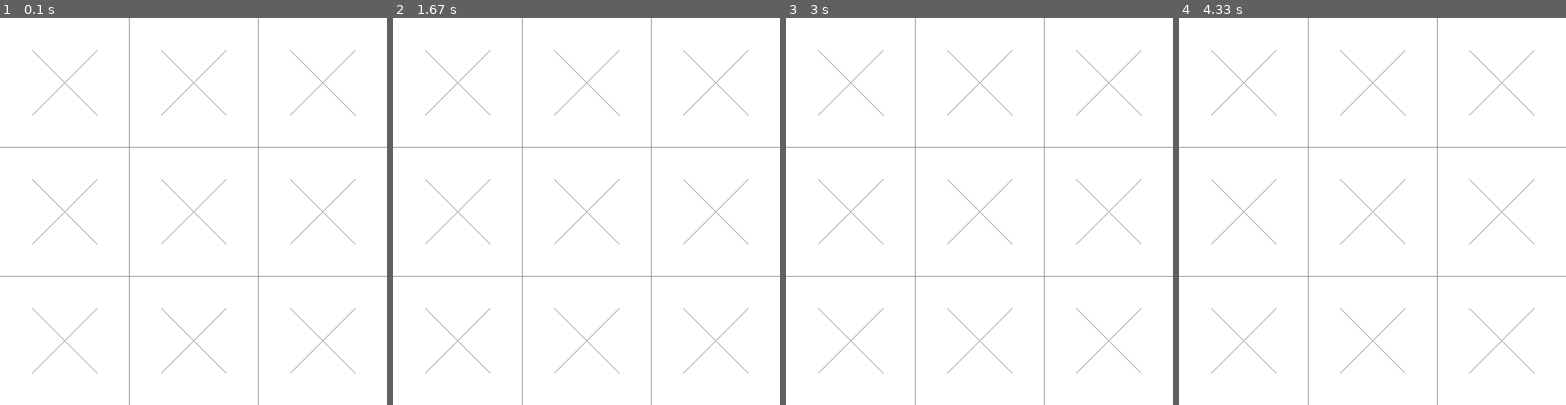
Above: before the commit, frames 1-4 (left to right).
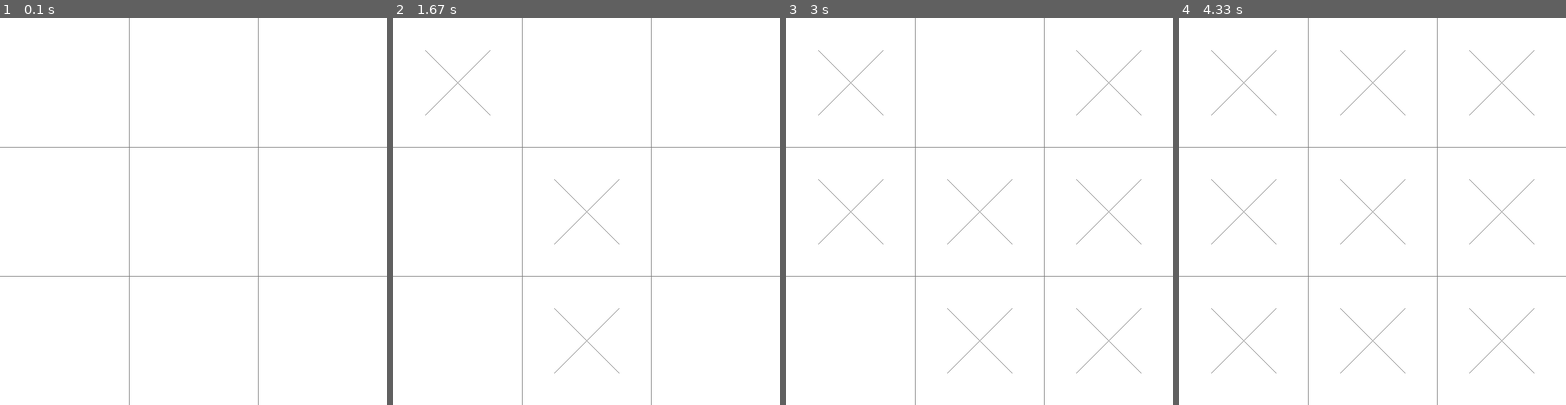
Above: after the commit, the same moments.

Repository: sirridemirtas/pygame-tictactoe
Game: pygame game, started from game.py
The game is run twice, just before and just after one commit, with the same random seed, the same clock (stepped at 60 frames per second) and the same inputs.
Inputs (mouse positions are in pixels of both pictures, inside the frame that each line leads up to):
- Up to frame 1 (0.1 s): no input
- Up to frame 2 (1.67 s): press the mouse at (493, 215) at 0.37 s; move the mouse to (559, 257) at 0.47 s; release the mouse at (625, 296) at 0.6 s; press the mouse at (493, 215) at 0.7 s; move the mouse to (563, 230) at 0.8 s; release the mouse at (632, 246) at 0.93 s; click (485, 68) at 1.13 s; press the mouse at (493, 215) at 1.53 s; move the mouse to (590, 242) at 1.63 s
- Up to frame 3 (3 s): release the mouse at (1080, 273) at 1.77 s; press the mouse at (886, 215) at 1.9 s; move the mouse to (998, 265) at 2 s; release the mouse at (1114, 312) at 2.13 s; press the mouse at (886, 215) at 2.27 s; move the mouse to (971, 180) at 2.37 s; release the mouse at (1060, 141) at 2.5 s; move the mouse to (855, 161) at 2.6 s; click (855, 161) at 2.7 s; move the mouse to (886, 281) at 2.9 s
- Up to frame 4 (4.33 s): click (1279, 281) at 3.02 s; click (1310, 87) at 3.92 s

The runs differ from the first frame. In frame 1, 0.5% of the frame differs, in the area x 8-92%, y 8-92%; in frame 2, 0.3%; in frame 3, 0.1%; in frame 4, nothing differs.

Commit message:
Refactor game.py: Add Point class, refactor draw_x and get_tile functions

Diff:
--- a/game.py
+++ b/game.py
@@ -4,6 +4,7 @@
 SCREEN_HEIGHT = 600
 
 screen = pg.display.set_mode((SCREEN_WIDTH, SCREEN_HEIGHT))
+screen.fill((255, 255, 255))
 
 BASE_COLOR = (127, 127, 127)
 
@@ -12,26 +13,44 @@
         pg.draw.line(screen, BASE_COLOR, (i * 200, 0), (i * 200, 600), 1)
         pg.draw.line(screen, BASE_COLOR, (0, i * 200), (600, i * 200), 1)
 
-CENTER_OF_TILES = [ (100, 100), (300, 100), (500, 100),
-                    (100, 300), (300, 300), (500, 300),
-                    (100, 500), (300, 500), (500, 500) ]
+class Point:
+    def __init__(self, x, y):
+        self.x = x
+        self.y = y
 
-def draw_x(screen, x, y):
-    pg.draw.line(screen, BASE_COLOR, (x - 50, y - 50), (x + 50, y + 50), 1)
-    pg.draw.line(screen, BASE_COLOR, (x + 50, y - 50), (x - 50, y + 50), 1)
+def center_of_tile(index):
+    CENTER_OF_TILES = [
+        Point(100, 100), Point(300, 100), Point(500, 100),
+        Point(100, 300), Point(300, 300), Point(500, 300),
+        Point(100, 500), Point(300, 500), Point(500, 500)
+    ]
+
+    return CENTER_OF_TILES[index - 1]
+
+def draw_x(x, y):
+    x1, y1 = x - 50, y - 50
+    x2, y2 = x + 50, y + 50
+    pg.draw.line(screen, BASE_COLOR, (x1, y1), (x2, y2), 1)
+    pg.draw.line(screen, BASE_COLOR, (x2, y1), (x1, y2), 1)
+
+def draw_x_to_tile(index):
+    center = center_of_tile(index)
+    draw_x(center.x, center.y)
 
 def draw_o(screen, x, y):
     pg.draw.circle(screen, BASE_COLOR, (x, y), 50, 1)
 
-def get_tile(x, y):
-    if x < 0 or x > 600 or y < 0 or y > 600:
+def get_tile(point):
+    pt = Point(point[0], point[1])
+
+    if pt.x < 0 or pt.x > 600 or pt.y < 0 or pt.y > 600:
         return -1
 
-    for i in range(9):
-        if ( x > CENTER_OF_TILES[i][0] - 100
-            and x < CENTER_OF_TILES[i][0] + 100
-            and y > CENTER_OF_TILES[i][1] - 100
-            and y < CENTER_OF_TILES[i][1] + 100
+    for i in range(1, 10):
+        if (    pt.x > center_of_tile(i).x - 100
+            and pt.x < center_of_tile(i).x + 100
+            and pt.y > center_of_tile(i).y - 100
+            and pt.y < center_of_tile(i).y + 100
         ):
             return i
     return -1
@@ -45,21 +64,17 @@
 
     while running:
         for e in pg.event.get():
-            #print(e)
             if e.type == pg.QUIT:
                 running = False
 
-        screen.fill((255, 255, 255))
+            if e.type == pg.MOUSEBUTTONUP:
+                tile_index = get_tile(e.pos)
+                if tile_index != -1:
+                    draw_x_to_tile(tile_index)
+
+            pg.display.update()
+
         draw_grid(screen)
-
-        for i in range(9):
-            draw_x(screen, CENTER_OF_TILES[i][0], CENTER_OF_TILES[i][1])
-
-        # üzerine gelme eventi varsa çalışır
-        if e.type == pg.MOUSEMOTION:
-            print(get_tile(e.pos[0], e.pos[1]), end =" ")
-
-        pg.display.flip()
 
     pg.quit()
 
Not shown, added: .gitignore
